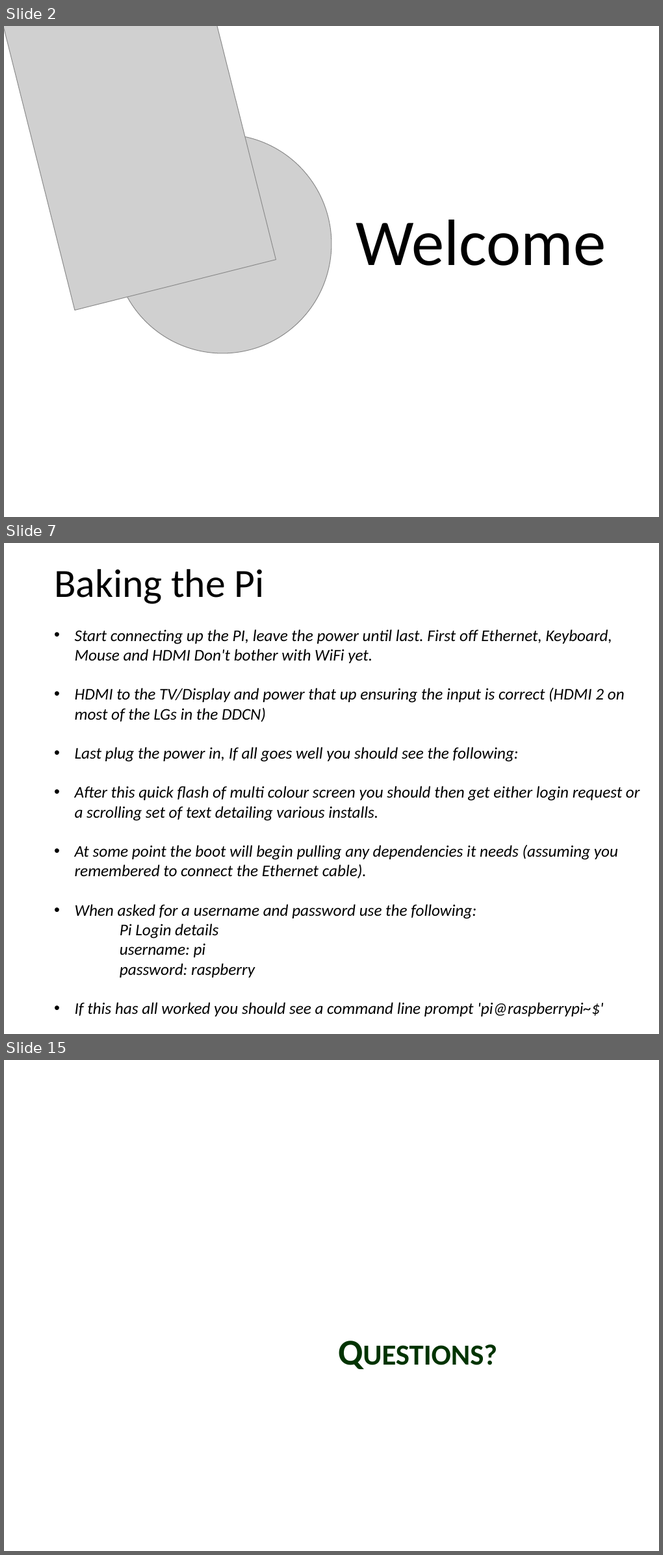
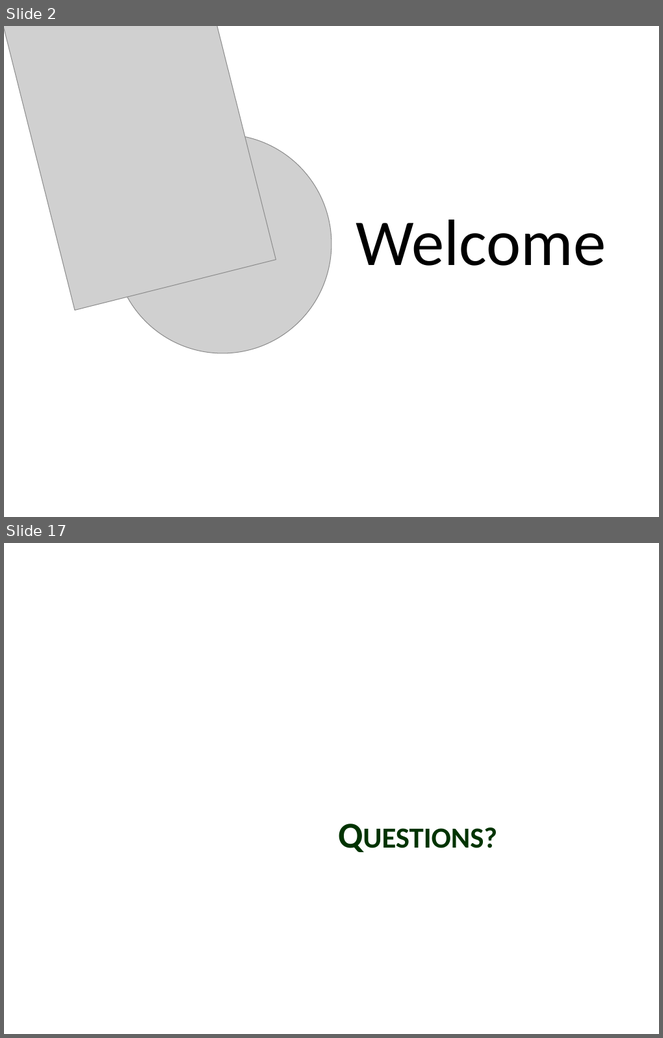
Before and after one commit to GaurG/IoT, a slide deck: IoT.pptx. Shown one above the other, each under a label of ours: slides 2, 7 and 15 before the commit, slides 2 and 17 after it; the slides between them are not shown. The pictures are 663x1555 and 663x1038 pixels, drawn with LibreOffice and Linux fonts; fonts in the diff are those of the drawing; grey boxes stand for pictures; background and template pictures are left out. Boxes give left, top, right and bottom in pixels: in the first picture for what was removed or moved away, otherwise in the second. Text is boxed around its words. In the diff, an @@ line names an element or a change of style, - is before the commit and + after.

```diff
--- a/IoT.pptx
+++ b/IoT.pptx
@@ slide 7 removed at <box>4,543,659,1034</box>, background picture (left out) @@
@@ text removed at <box>54,569,640,1017</box> @@
-Baking the Pi
-• Start connecting up the PI, leave the power until last. First off Ethernet, Keyboard, Mouse and HDMI Don't bother with WiFi yet.
-• HDMI to the TV/Display and power that up ensuring the input is correct (HDMI 2 on most of the LGs in the DDCN)
-• Last plug the power in, If all goes well you should see the following:
-• After this quick flash of multi colour screen you should then get either login request or a scrolling set of text detailing various installs.
-• At some point the boot will begin pulling any dependencies it needs (assuming you remembered to connect the Ethernet cable).
-• When asked for a username and password use the following:
-Pi Login details
-username: pi
-password: raspberry
-• If this has all worked you should see a command line prompt 'pi@raspberrypi~$'
@@ what was slide 15 is now slide 17 @@
```
Also in this commit, not shown: 2 slides changed, 13 slides added, 10 other slides removed, 1 other file.
